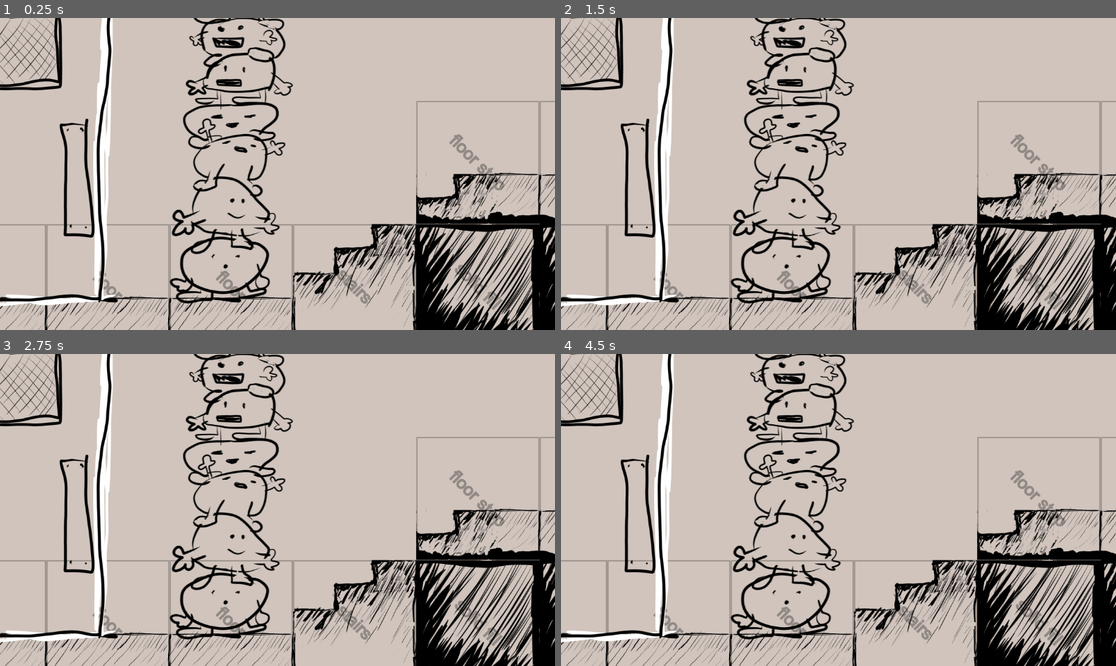
Above: before the commit, frames 1-4 (two rows, left to right).
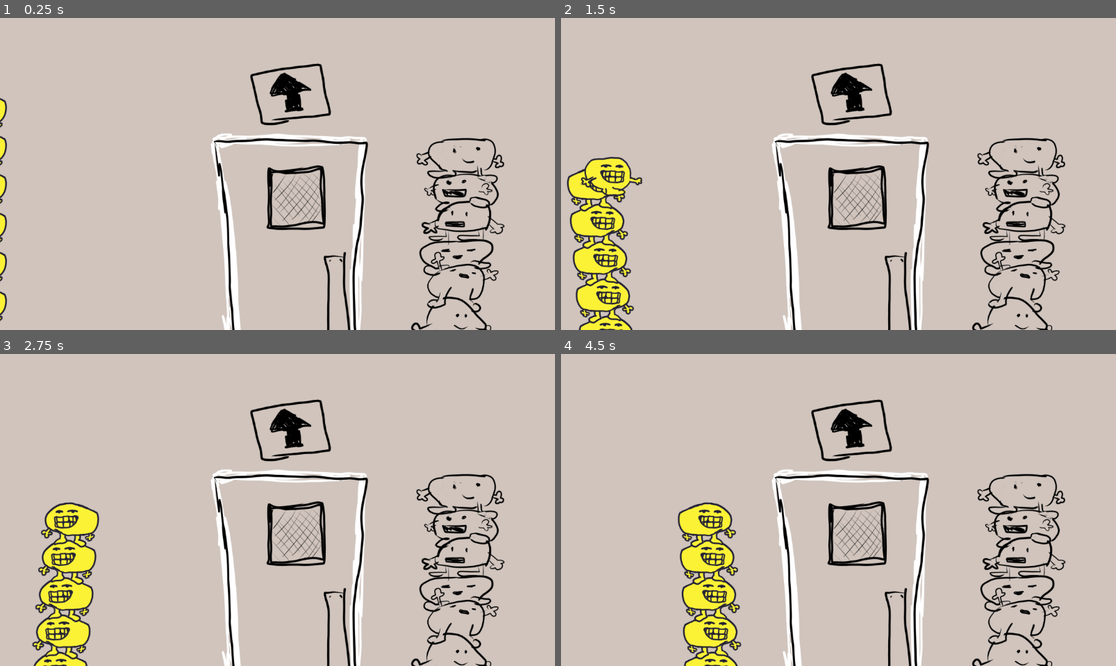
Above: after the commit, the same moments.

Repository: JCoMcL/gourt-game
Game: Godot game, scene res://level sketch.tscn
Same seed, same stepped clock (60 frames per second), same inputs: the game is played once before the commit and once after it.
Inputs:
- Up to frame 1 (0.25 s): no input
- Up to frame 2 (1.5 s): hold Space (break stack) 0.53-1.28 s; hold Right (go right) from 0.53 s (still down); tap Space (break stack) at 1.35 s
- Up to frame 3 (2.75 s): release Right (go right) at 2.03 s; hold Left (go left) from 2.03 s (still down); hold Space (break stack) from 2.03 s (still down)
- Up to frame 4 (4.5 s): release Left (go left) at 2.78 s; release Space (break stack) at 2.78 s; hold Right (go right) 2.78-4.28 s; tap Space (break stack) at 2.85, 4.35 s; hold Space (break stack) 3.53-4.28 s; hold Left (go left) from 4.28 s (still down)

The runs differ from the first frame. In frame 1, 26% of the frame differs, in the area x 0-100%, y 0-100%; in frame 2, 29%; in frame 3, 29%; in frame 4, 29%.

Commit message:
get the new input system working just like the old one, but there are some things I don't like about it

Diff:
--- a/goon.gd
+++ b/goon.gd
@@ -2,12 +2,12 @@
 extends CharacterBody2D #TODO: I HATE OOP I HATE OOP (inheritence need to be reworked if we want more than just CharacterBody2D to be controllable)class_name Goon
 
 class Commands:
-	var move: Vector2
+	var walk: float
 	# and obviously whatever else we end up needing
+	func from_input(inp: Input):
+		walk = inp.get_axis("go left", "go right")
 
-var commands: Commands:
-	set(c):
-		commands = c
+var commands = Commands.new()
 
 func command(ev: InputEvent):
 	pass
--- a/gourt.gd
+++ b/gourt.gd
@@ -79,12 +79,12 @@
 func snap_to(target:Vector2, delta:float, snappiness:float = 600, sharpness:float = 0.3):
 	velocity = velocity.move_toward((target - position) * sharpness / delta, snappiness)
 
-func get_move_input() -> float:
+func get_move_command() -> float:
 	if foot_friend:
-		return 0
-	return Input.get_axis("go left","go right")
+		foot_friend.commands = commands #FIXME: overwriting commands is not smart
+	return commands.walk
 
-func _input(ev: InputEvent) -> void:
+func command(ev: InputEvent) -> void:
 	if ev.is_action_pressed("break stack") && foot_friend:
 		break_stack(200)
 
@@ -98,7 +98,7 @@
 		$Body.play("idleative")
 
 func _physics_process(delta: float) -> void:
-	walk_target = get_move_input() * 200
+	walk_target = get_move_command() * 200
 
 	if !is_on_floor() && !foot_friend:
 		velocity += get_gravity() * delta
--- a/level sketch.tscn
+++ b/level sketch.tscn
@@ -1,5 +1,6 @@
 [gd_scene load_steps=20 format=4 uid="uid://bxuh0j6d1hxai"]
 
+[ext_resource type="Script" uid="uid://cdsy208jbfkdj" path="res://player.gd" id="1_jr0nx"]
 [ext_resource type="Texture2D" uid="uid://clphjaysvxh82" path="res://level/temp/tiles.png" id="1_qtl3e"]
 [ext_resource type="Texture2D" uid="uid://o17u11s8w1d2" path="res://level/temp/janitor.png" id="3_7kuoi"]
 [ext_resource type="Texture2D" uid="uid://4l70h00uyex4" path="res://level/temp/inspectors.png" id="4_bk2vt"]
@@ -13,7 +14,6 @@
 [ext_resource type="Texture2D" uid="uid://c2yk215wr6t2u" path="res://level/temp/table.png" id="10_kqc03"]
 [ext_resource type="PackedScene" uid="uid://cji7qwgt0f3t8" path="res://gourt_stack.tscn" id="12_jw83t"]
 [ext_resource type="PackedScene" uid="uid://bdhee0fbyvgae" path="res://gourt.tscn" id="13_jr0nx"]
-[ext_resource type="Script" uid="uid://d2jc10mybkqtt" path="res://gourt.gd" id="14_gb1tc"]
 
 [sub_resource type="TileSetAtlasSource" id="TileSetAtlasSource_ssvay"]
 texture = ExtResource("1_qtl3e")
@@ -149,33 +149,27 @@
 head_friend = NodePath("../Gourt3")
 foot_friend = NodePath("../Gourt1")
 
-[node name="Gourt3" type="CharacterBody2D" parent="Gourt Stack" node_paths=PackedStringArray("head_friend", "foot_friend") instance=ExtResource("13_jr0nx")]
+[node name="Gourt3" parent="Gourt Stack" node_paths=PackedStringArray("head_friend", "foot_friend") instance=ExtResource("13_jr0nx")]
 position = Vector2(0, -300)
-collision_layer = 2
-floor_max_angle = 1.39626
-script = ExtResource("14_gb1tc")
 head_friend = NodePath("../Gourt4")
 foot_friend = NodePath("../Gourt2")
 
-[node name="Gourt4" type="CharacterBody2D" parent="Gourt Stack" node_paths=PackedStringArray("head_friend", "foot_friend") instance=ExtResource("13_jr0nx")]
+[node name="Gourt4" parent="Gourt Stack" node_paths=PackedStringArray("head_friend", "foot_friend") instance=ExtResource("13_jr0nx")]
 position = Vector2(0, -400)
-collision_layer = 2
-floor_max_angle = 1.39626
-script = ExtResource("14_gb1tc")
 head_friend = NodePath("../Gourt5")
 foot_friend = NodePath("../Gourt3")
 
-[node name="Gourt5" type="CharacterBody2D" parent="Gourt Stack" node_paths=PackedStringArray("head_friend", "foot_friend") instance=ExtResource("13_jr0nx")]
+[node name="Gourt5" parent="Gourt Stack" node_paths=PackedStringArray("head_friend", "foot_friend") instance=ExtResource("13_jr0nx")]
 position = Vector2(0, -500)
-collision_layer = 2
-floor_max_angle = 1.39626
-script = ExtResource("14_gb1tc")
 head_friend = NodePath("../Gourt6")
 foot_friend = NodePath("../Gourt4")
 
-[node name="Gourt6" type="CharacterBody2D" parent="Gourt Stack" node_paths=PackedStringArray("foot_friend") instance=ExtResource("13_jr0nx")]
+[node name="Gourt6" parent="Gourt Stack" node_paths=PackedStringArray("foot_friend") instance=ExtResource("13_jr0nx")]
 position = Vector2(0, -600)
-collision_layer = 2
-floor_max_angle = 1.39626
-script = ExtResource("14_gb1tc")
 foot_friend = NodePath("../Gourt5")
+
+[node name="Master" type="Camera2D" parent="." node_paths=PackedStringArray("player_character")]
+zoom = Vector2(0.775, 0.775)
+script = ExtResource("1_jr0nx")
+player_character = NodePath("../Gourt Stack/Gourt6")
+metadata/_custom_type_script = "uid://cdsy208jbfkdj"
--- a/player.gd
+++ b/player.gd
@@ -11,13 +11,22 @@
 func _ready():
 	#move to bottom of tree to recieve inputs first among siblings.
 	get_parent().move_child.call_deferred(self, -1)
-	player_character.under_new_management(self)
+	if player_character:
+		player_character.under_new_management(self)
+
+func from_input(c: Goon.Commands = null) -> Goon.Commands:
+	if not c:
+		c = Goon.Commands.new()
+	c.walk = Input.get_axis("go left","go right")
+	return c
 
 func _input(ev: InputEvent):
-	print(ev.as_text())
 	get_viewport().set_input_as_handled()
 	if player_character:
-		player_character._input(ev)
+		player_character.command(ev)
+		#TODO test performance of reusing commands instead of instantiating every frame.
+		# I have a feeling clearing commands every frame might be less bug-prone
+		player_character.commands = from_input(player_character.commands)
 
 func nominate(g: Goon):
 	player_character = g
--- a/test-level.tscn
+++ b/test-level.tscn
@@ -19,7 +19,7 @@
 physics_layer_0/collision_layer = 1
 sources/0 = SubResource("TileSetAtlasSource_dopu7")
 
-[node name="Node2D" type="Node2D"]
+[node name="Node2D2" type="Node2D"]
 
 [node name="Camera2D" type="Camera2D" parent="."]
 position = Vector2(-106, -640)
@@ -30,18 +30,14 @@
 
 [node name="Gourt" parent="." instance=ExtResource("2_x5dyn")]
 position = Vector2(-14, -168)
-gourt_name = "boris"
 debug_mode = true
 
 [node name="Gourt2" parent="." instance=ExtResource("2_x5dyn")]
 position = Vector2(-50, -445)
-gourt_name = "den"
 debug_mode = true
 
 [node name="Gourt3" parent="." instance=ExtResource("2_x5dyn")]
 position = Vector2(45, -758)
-gourt_name = "aaron"
 
 [node name="Gourt4" parent="." instance=ExtResource("2_x5dyn")]
 position = Vector2(-83, -1222)
-gourt_name = "cevin"
